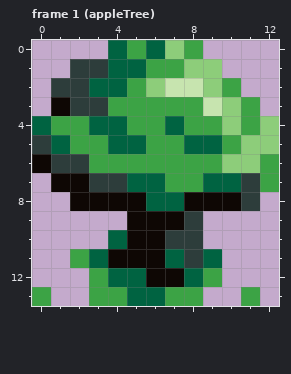
A pixel-art file gets an edit: assets/atlas/appleTree.aseprite. That is the earlier state.
13x14 pixels, 2 frames. Shown: frame 1 (appleTree).
The same view after the edit:
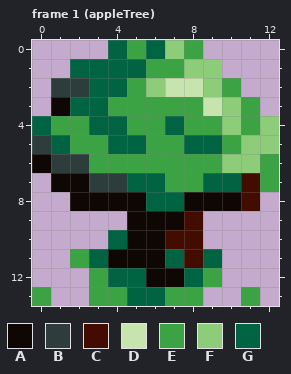
Palette (. is transparent): A #0e0704  B #2d3d3b  C #420c00  D #c7e4af  E #3ca345  F #8dcd7a  G #006341
Diff:
--- frame 1 (appleTree)
@@ x 0..5 @@
  0 ....GE
- 1 ..BBGG
+ 1 ..GGGG
  2 .BBGGE
- 3 .ABBEE
+ 3 .AGGEE
  4 GEEGGE
@@ x 5..12 @@
  6 EEEEEFFE
- 7 GGEEGGBE
- 8 AGGAAAB.
- 9 AAAB....
-10 AABB....
-11 AAGBG...
+ 7 GGEEGGCE
+ 8 AGGAAAC.
+ 9 AAAC....
+10 AACC....
+11 AAGCG...
 12 GAAGE...
